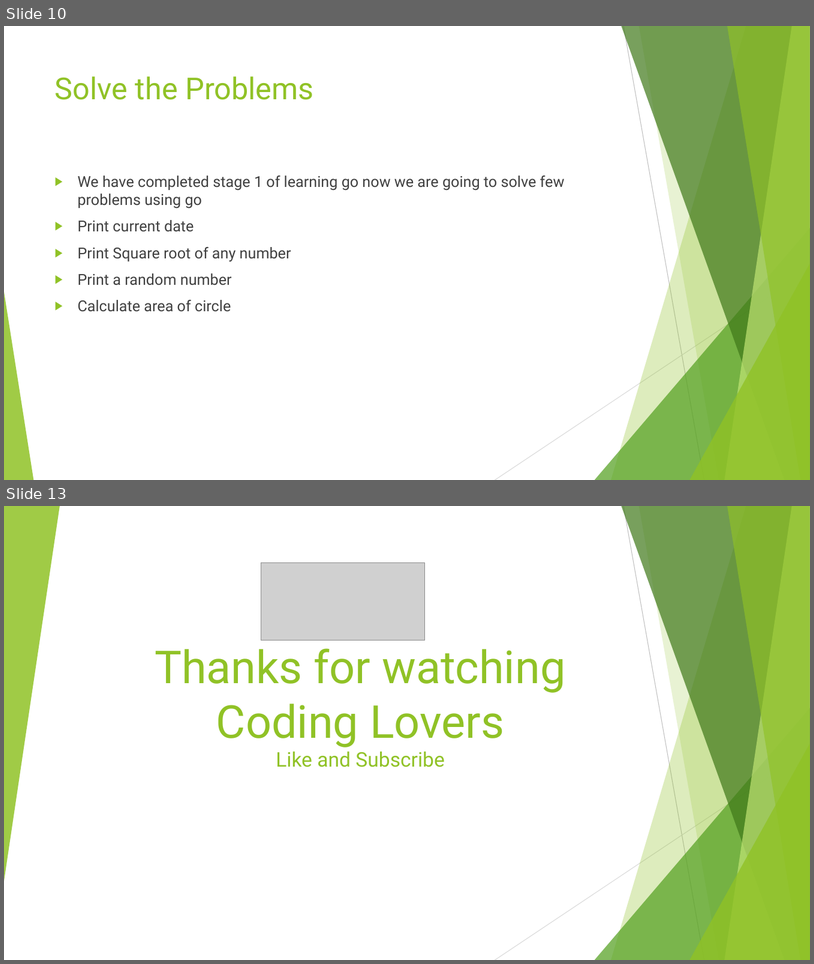
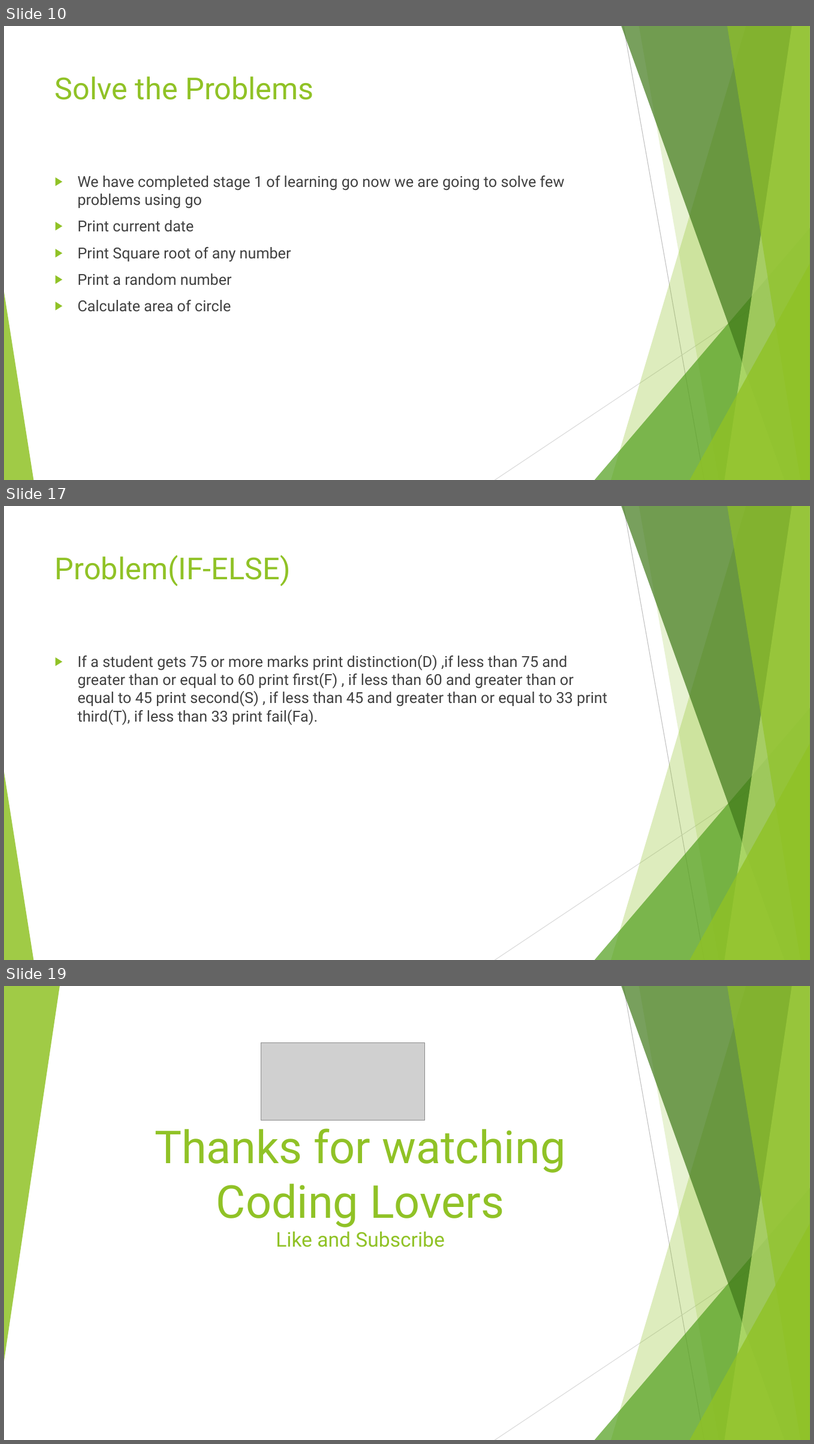
Before and after one commit to vivekdubeydeveloper/goquickstart, a slide deck: goquickstart.pptx. Shown one above the other, each under a label of ours: slides 10 and 13 before the commit, slides 10, 17 and 19 after it; the slides between them are not shown. The pictures are 814x964 and 814x1444 pixels, drawn with LibreOffice and Linux fonts; fonts in the diff are those of the drawing; grey boxes stand for pictures. Boxes give left, top, right and bottom in pixels: in the first picture for what was removed or moved away, otherwise in the second. Text is boxed around its words. In the diff, an @@ line names an element or a change of style, - is before the commit and + after.

```diff
--- a/goquickstart.pptx
+++ b/goquickstart.pptx
@@ slide 17 added at box(4, 506, 810, 960), background #FFFFFF; not listed: 10 template elements that a slide beside it also shows @@
@@ title added at box(55, 555, 291, 586), 36 pt, text #90C226 @@
+Problem(IF-ELSE)
@@ text added at box(78, 655, 608, 725), 18 pt, text #404040 @@
+▶ If a student gets 75 or more marks print distinction(D) ,if less than 75 and greater than or equal to 60 print first(F) , if less than 60 and greater than or equal to 45 print second(S) , if less than 45 and greater than or equal to 33 print third(T), if less than 33 print fail(Fa).
@@ what was slide 13 is now slide 19 @@
```
Also in this commit, not shown: 2 slides changed, 5 other slides added, 5 other files.
